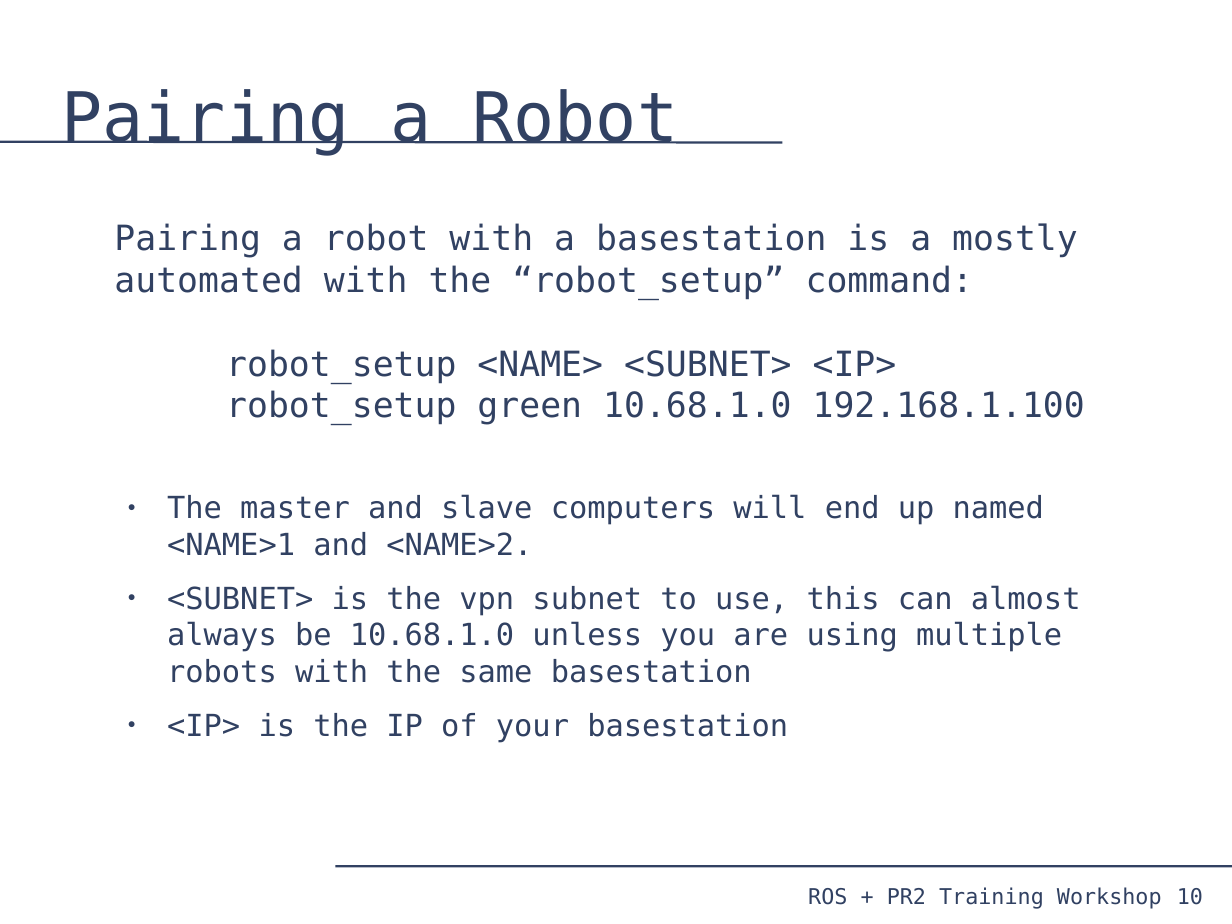
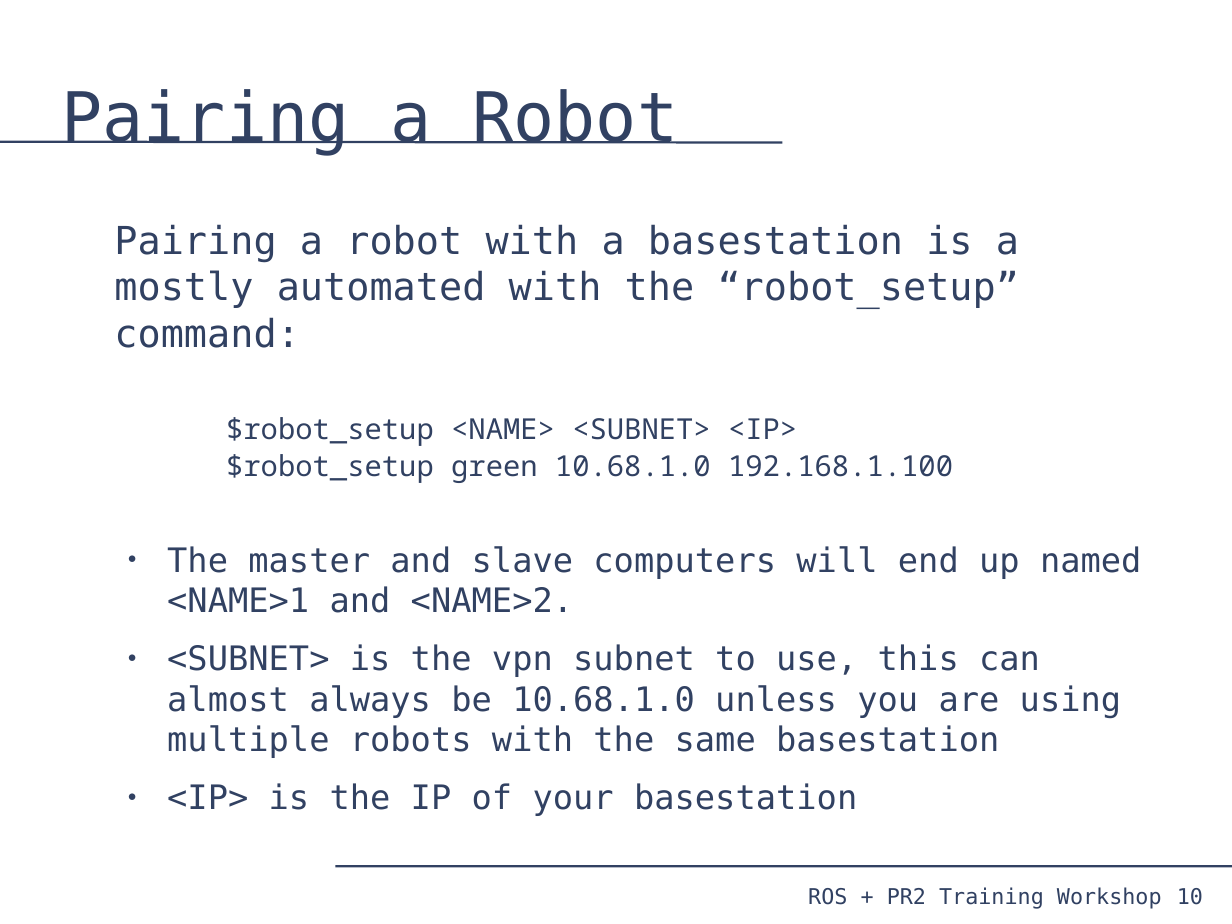
Before and after one commit to PR2/pr2_docs, a slide deck: slide 10 of pr2_training_workshop/installing_base_station/basestation.odp. Drawn at 1232x924 pixels with LibreOffice and Linux fonts; fonts in the diff are those of the drawing. Boxes give left, top, right and bottom in pixels: in the first picture for what was removed or moved away, otherwise in the second. Text is boxed around its words. In the diff, an @@ line names an element or a change of style, - is before the commit and + after.

Commit message:
Changing some font stuff in basestation.odp

```diff
--- a/pr2_training_workshop/installing_base_station/basestation.odp
+++ b/pr2_training_workshop/installing_base_station/basestation.odp
@@ text at bbox=[114, 224, 1020, 483]: text changed; size 22.4 to 24.8 pt @@
-Pairing a robot with a basestation is a mostly automated with the “robot_setup” command:
-robot_setup <NAME> <SUBNET> <IP>
-robot_setup green 10.68.1.0 192.168.1.100
+Pairing a robot with a basestation is a mostly automated with the “robot_setup” command:
+$robot_setup <NAME> <SUBNET> <IP>
+$robot_setup green 10.68.1.0 192.168.1.100
@@ text at bbox=[167, 546, 1141, 816]: size 19.6 to 21.7 pt in "The master and slave computers will end ...", "<SUBNET> is the vpn subnet to use, ...", "<IP> is the IP of your basestation" @@
```
Also in this commit, not shown: 2 other slides changed.
